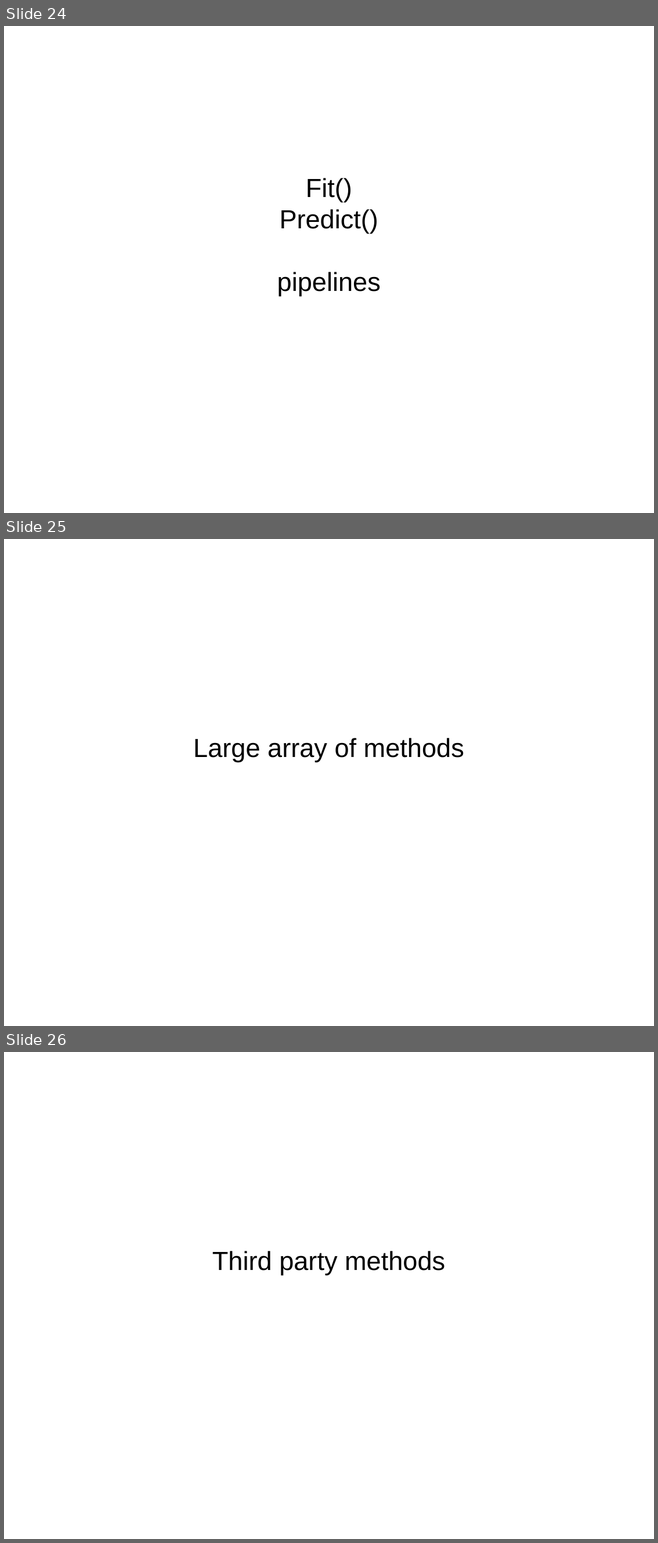
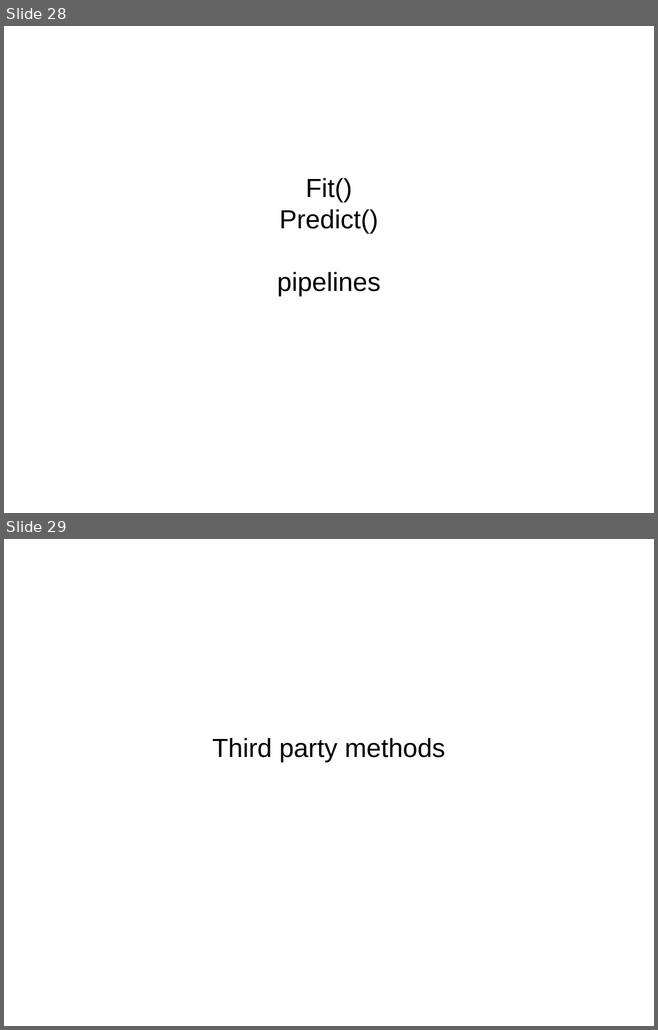
Before and after one commit to amueller/talks_odt, a slide deck: pycon_india_keynote.odp. Shown one above the other, each under a label of ours: slides 24, 25 and 26 before the commit, slides 28 and 29 after it. The pictures are 658x1543 and 658x1030 pixels, drawn with LibreOffice and Linux fonts; fonts in the diff are those of the drawing. Boxes give left, top, right and bottom in pixels: in the first picture for what was removed or moved away, otherwise in the second. Text is boxed around its words. In the diff, an @@ line names an element or a change of style, - is before the commit and + after.

```diff
--- a/pycon_india_keynote.odp
+++ b/pycon_india_keynote.odp
@@ slide 25 removed at (x1=4, y1=539, x2=654, y2=1026), background #FFFFFF @@
@@ subtitle removed at (x1=193, y1=738, x2=464, y2=762) @@
-Large array of methods
@@ what was slide 24 is now slide 28 @@
@@ what was slide 26 is now slide 29 @@
```
Also in this commit, not shown: 5 slides changed, 17 slides added, 9 other slides removed.
